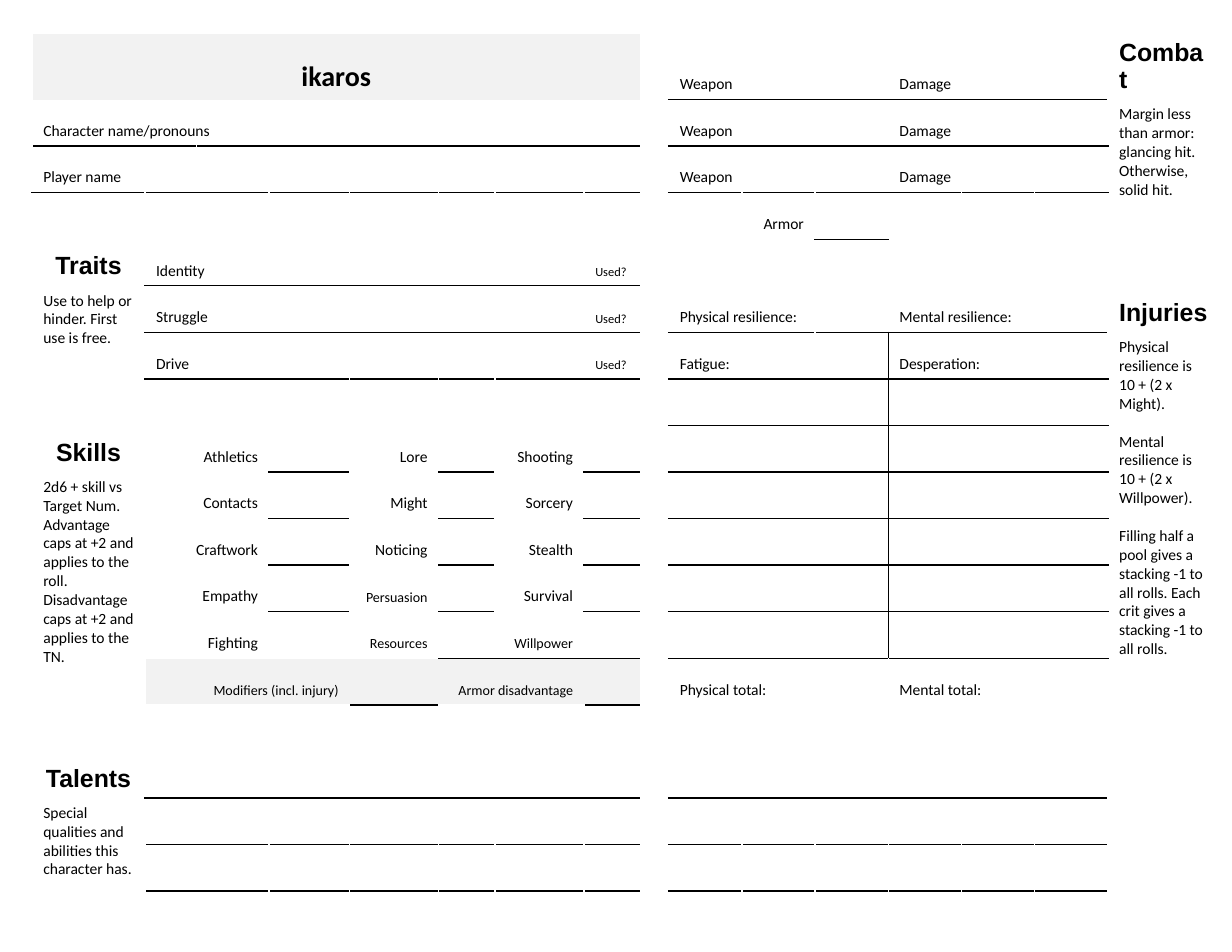
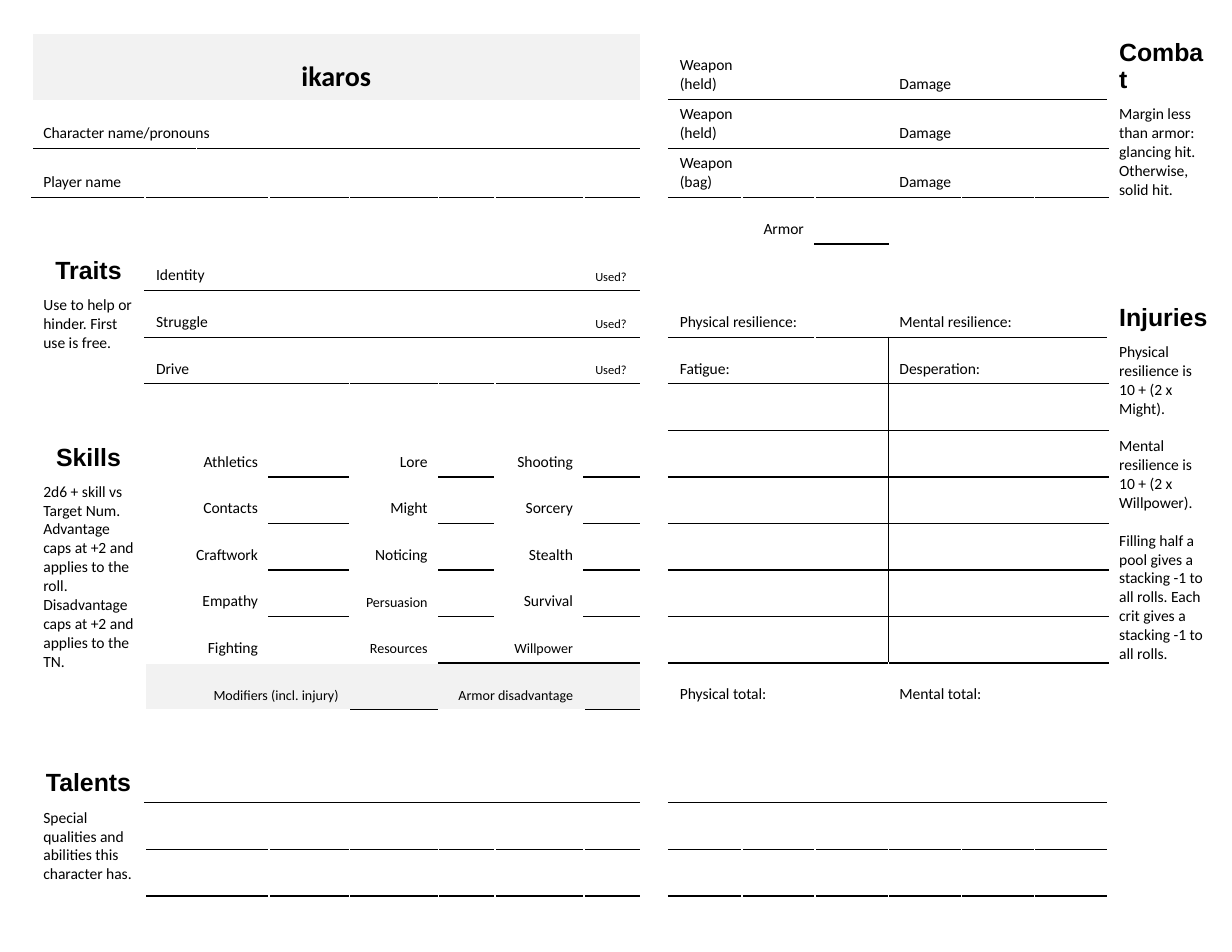
Before and after one commit to jewelpit/Ikaros, a slide deck: slide 1 of Ikaros CS.pptx. Drawn at 1232x952 pixels with LibreOffice and Linux fonts; fonts in the diff are those of the drawing. Boxes give left, top, right and bottom in pixels: in the first picture for what was removed or moved away, otherwise in the second. Text is boxed around its words. In the diff, an @@ line names an element or a change of style, - is before the commit and + after.

Commit message:
Held item rules are now explicit.

```diff
--- a/Ikaros CS.pptx
+++ b/Ikaros CS.pptx
@@ table at box(32, 32, 1222, 888) @@
-row 1, column 11: Weapon
+row 1, column 11: Weapon (held)
-row 2, column 11: Weapon
+row 2, column 11: Weapon (held)
-row 3, column 11: Weapon
+row 3, column 11: Weapon (bag)
```
Also in this commit, not shown: 1 other slide changed, 1 other file.
